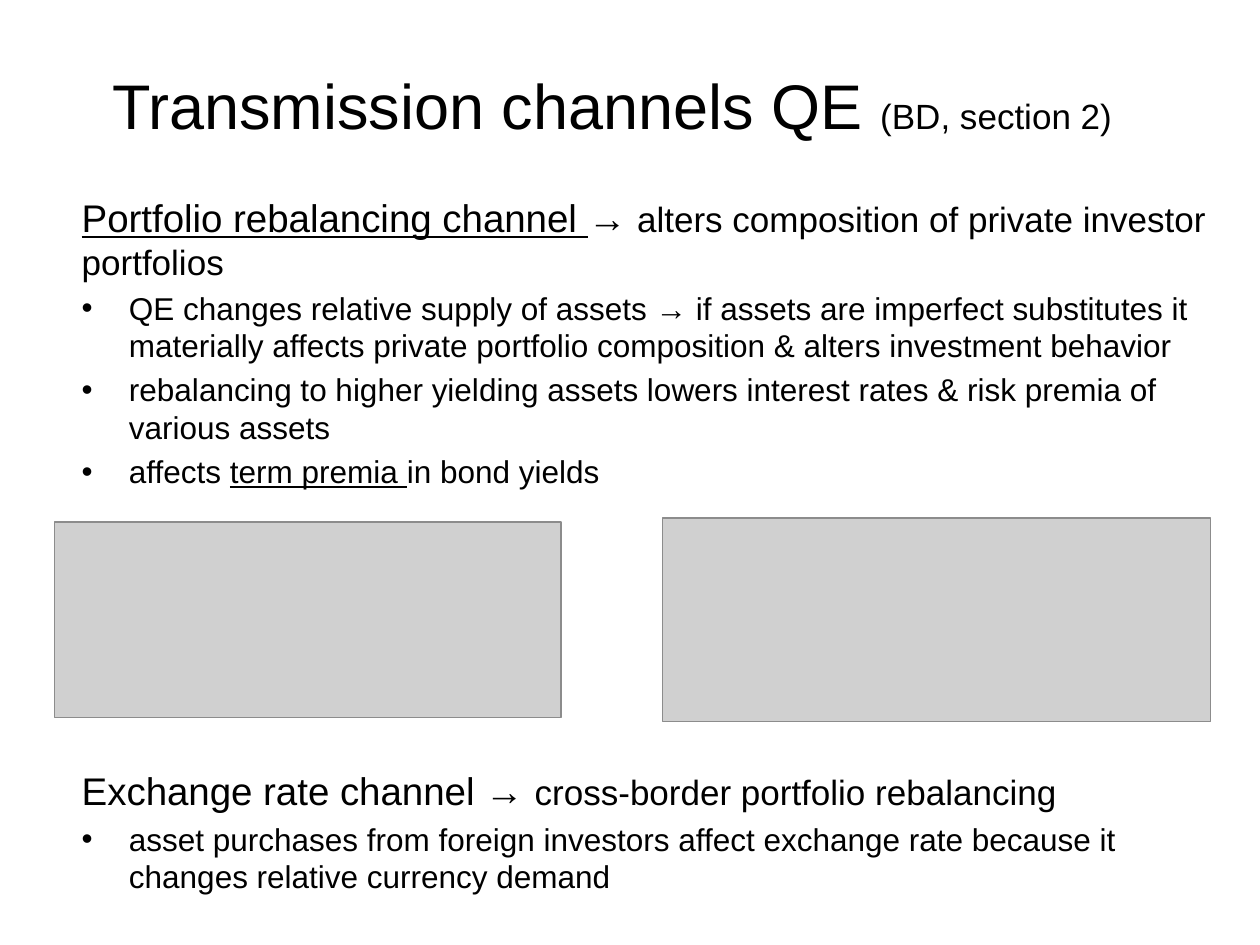
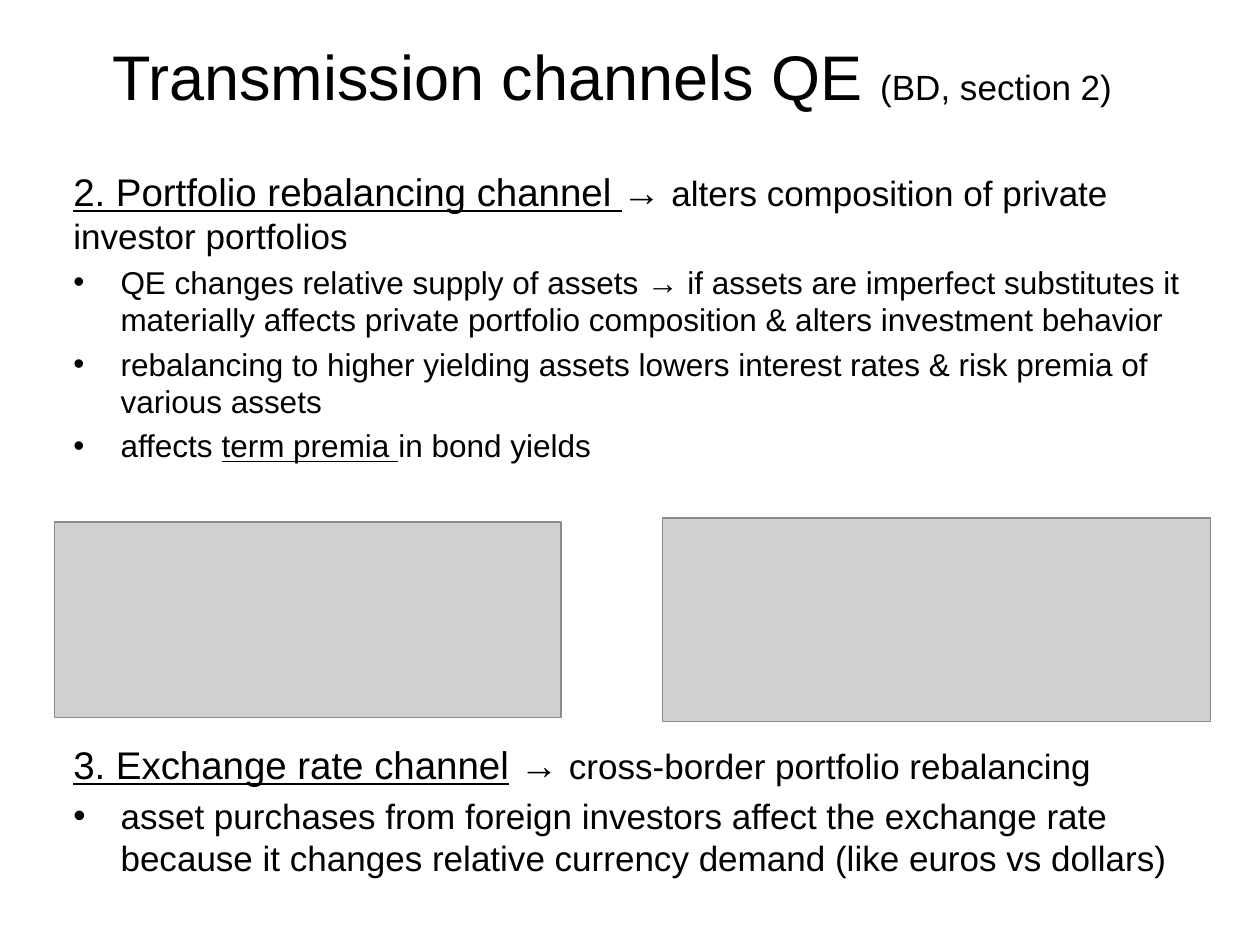
Before and after one commit to vandenEnd/VU, a slide deck: slide 15 of MIF_lecture_12_2027 V.pptx. Drawn at 1260x945 pixels with LibreOffice and Linux fonts; fonts in the diff are those of the drawing; grey boxes stand for pictures. Boxes give left, top, right and bottom in pixels: in the first picture for what was removed or moved away, otherwise in the second. Text is boxed around its words. In the diff, an @@ line names an element or a change of style, - is before the commit and + after.

```diff
--- a/MIF_lecture_12_2027 V.pptx
+++ b/MIF_lecture_12_2027 V.pptx
@@ title "Transmission channels QE (BD, section ...": place and size @@
-title "Transmission channels QE (BD, section ..." at [112, 83, 1112, 141]
+title "Transmission channels QE (BD, section ..." at [112, 54, 1112, 112]
@@ text "2. Portfolio rebalancing channel → ...": place and size @@
-text "2. Portfolio rebalancing channel → ..." at [82, 204, 1206, 894]
+text "2. Portfolio rebalancing channel → ..." at [73, 178, 1179, 878]
@@ text at [73, 178, 1107, 256]: text changed @@
-Portfolio rebalancing channel → alters composition of private investor portfolios
+2. Portfolio rebalancing channel → alters composition of private investor portfolios
@@ text at [73, 751, 1166, 878]: text changed; size 18 to 20 pt @@
-Exchange rate channel → cross-border portfolio rebalancing
-• asset purchases from foreign investors affect exchange rate because it changes relative currency demand
+3. Exchange rate channel → cross-border portfolio rebalancing
+• asset purchases from foreign investors affect the exchange rate because it changes relative currency demand (like euros vs dollars)
```
Also in this commit, not shown: 8 other slides changed, 6 other files.
